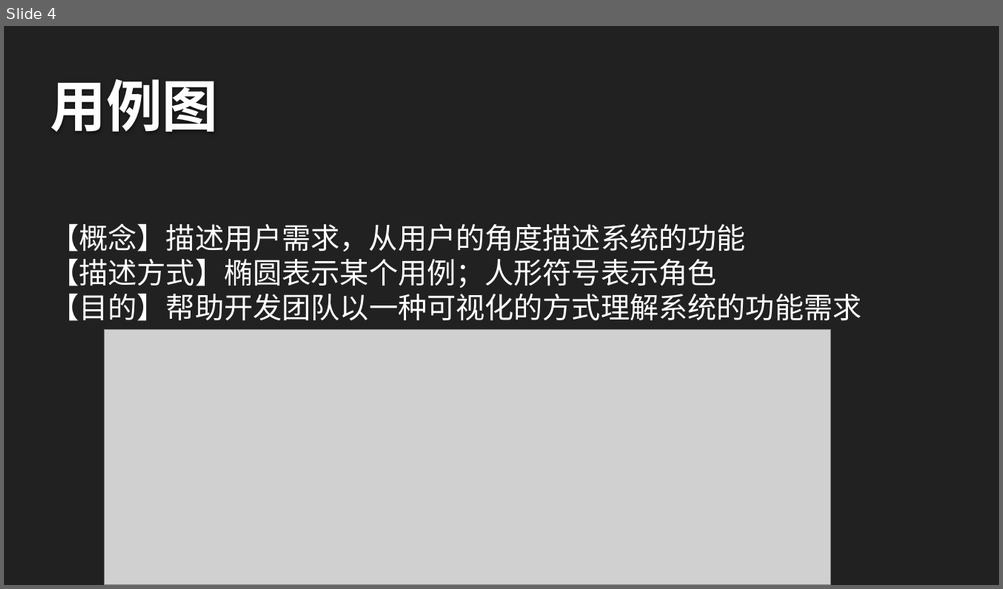
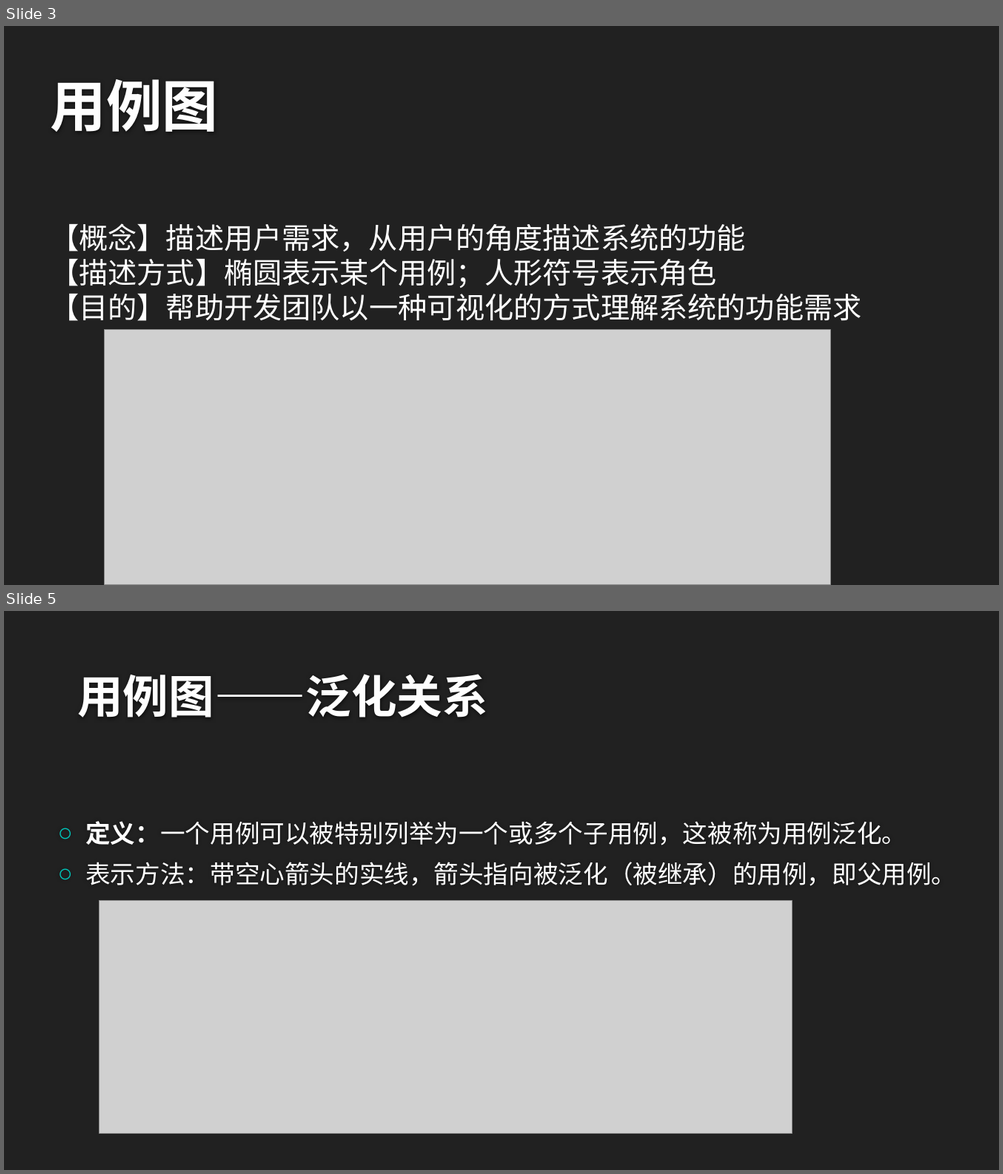
Before and after one commit to twn422/PRD2017, a slide deck: PRD-2017-G24/STW/非受控文件/翻转课堂作业/UML基础1/UML基础Ⅰ.pptx. Shown one above the other, each under a label of ours: slide 4 before the commit, slides 3 and 5 after it; the slides between them are not shown. The pictures are 1003x589 and 1003x1174 pixels, drawn with LibreOffice and Linux fonts; fonts in the diff are those of the drawing; grey boxes stand for pictures; background and template pictures are left out. Boxes give left, top, right and bottom in pixels: in the first picture for what was removed or moved away, otherwise in the second. Text is boxed around its words. In the diff, an @@ line names an element or a change of style, - is before the commit and + after.

```diff
--- a/PRD-2017-G24/STW/非受控文件/翻转课堂作业/UML基础1/UML基础Ⅰ.pptx
+++ b/PRD-2017-G24/STW/非受控文件/翻转课堂作业/UML基础1/UML基础Ⅰ.pptx
@@ slide 5 added at [4, 611, 999, 1170], background #212121 @@
@@ title added at [77, 674, 488, 718], 44 pt, text #FEFEFE, bold @@
+用例图——泛化关系
@@ text added at [85, 821, 956, 886], 24 pt, text #FFFFFF @@
+○ 定义：一个用例可以被特别列举为一个或多个子用例，这被称为用例泛化。
+○ 表示方法：带空心箭头的实线，箭头指向被泛化（被继承）的用例，即父用例。
@@ picture added at [99, 901, 792, 1134] @@
@@ what was slide 4 is now slide 3 @@
```
Also in this commit, not shown: 3 slides changed, 18 other slides added, 15 slides removed, 1 other file.
